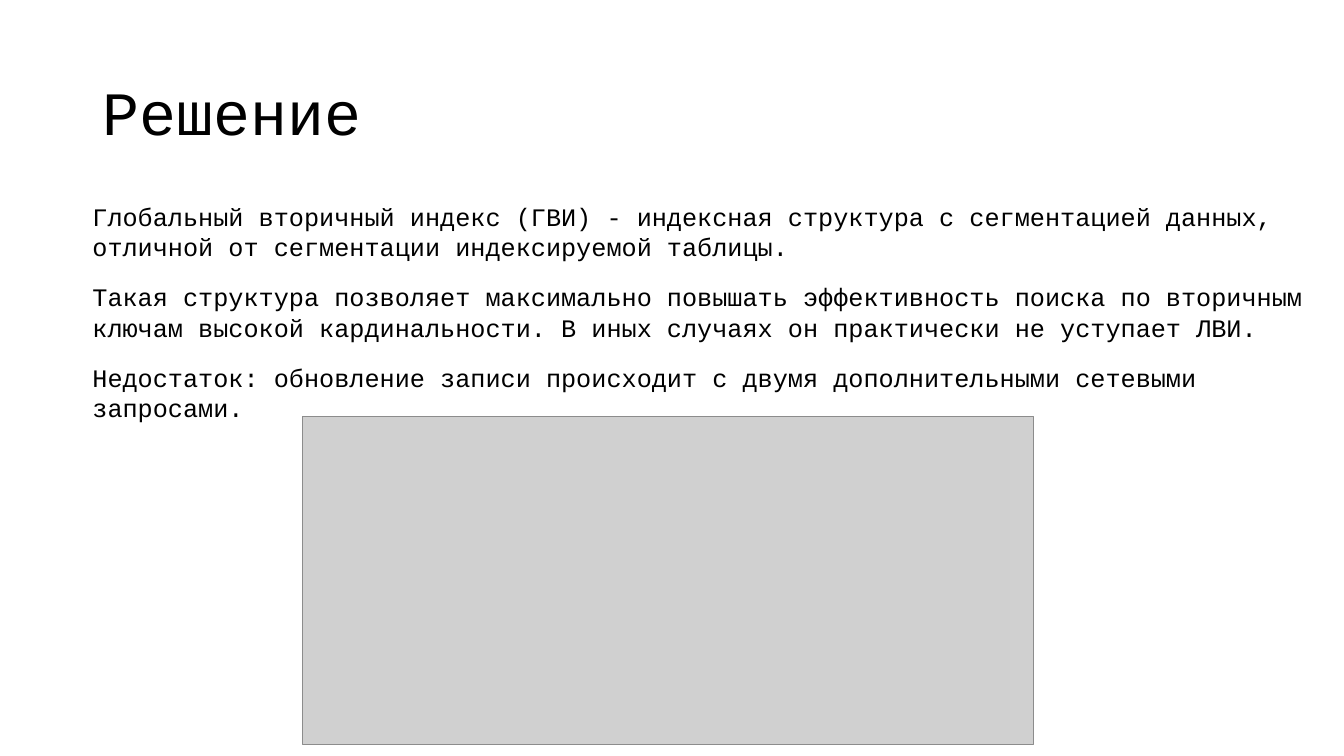
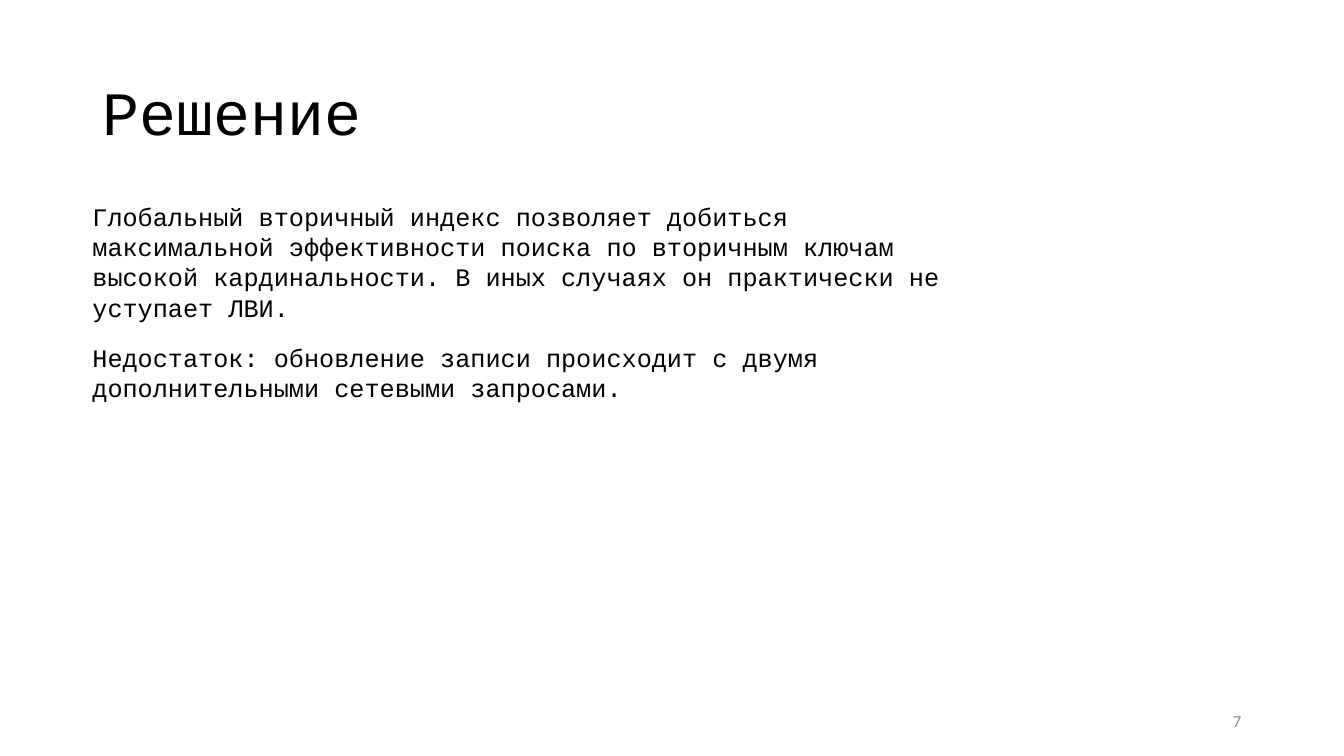
Before and after one commit to vitosotdihaet/pind, a slide deck: slide 7 of presentation.odp (slide 6 before the commit). Drawn at 1344x756 pixels with LibreOffice and Linux fonts; fonts in the diff are those of the drawing; grey boxes stand for pictures. Boxes give left, top, right and bottom in pixels: in the first picture for what was removed or moved away, otherwise in the second. Text is boxed around its words. In the diff, an @@ line names an element or a change of style, - is before the commit and + after.

```diff
--- a/presentation.odp
+++ b/presentation.odp
@@ text at bbox=[92, 207, 939, 323]: text changed @@
-Глобальный вторичный индекс (ГВИ) - индексная структура с сегментацией данных, отличной от сегментации индексируемой таблицы.
-Такая структура позволяет максимально повышать эффективность поиска по вторичным ключам высокой кардинальности. В иных случаях он практически не уступает ЛВИ.
+Глобальный вторичный индекс позволяет добиться максимальной эффективности поиска по вторичным ключам высокой кардинальности. В иных случаях он практически не уступает ЛВИ.
@@ picture removed at bbox=[302, 416, 1034, 744] @@
@@ page number added at bbox=[1233, 716, 1241, 727], 12 pt, text #888888 @@
+7
```
Also in this commit, not shown: 19 other slides changed, 4 slides added, 3 slides removed.
